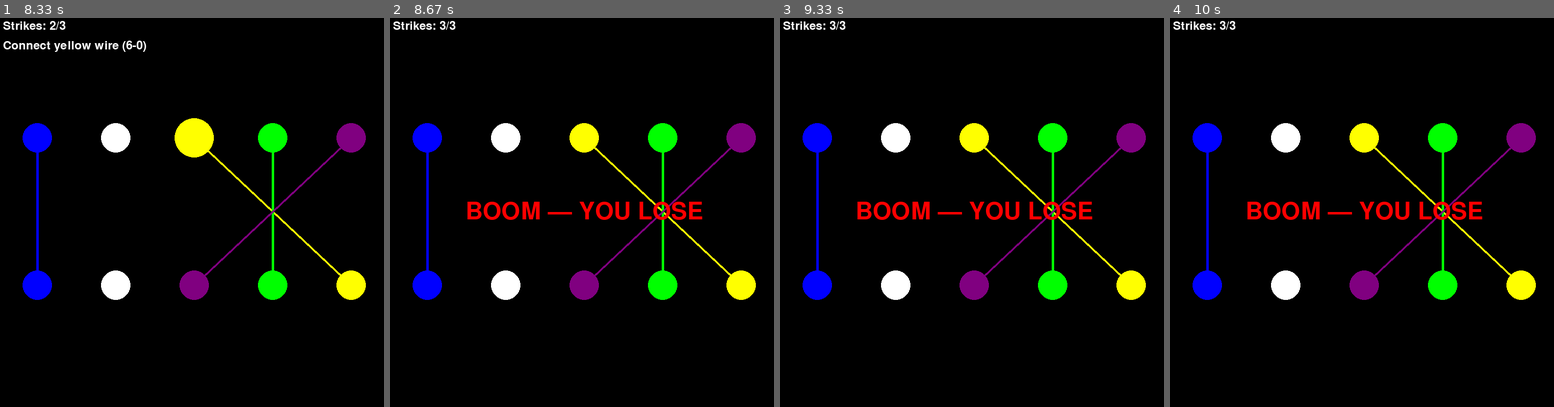
Above: before the commit, frames 1-4 (left to right).
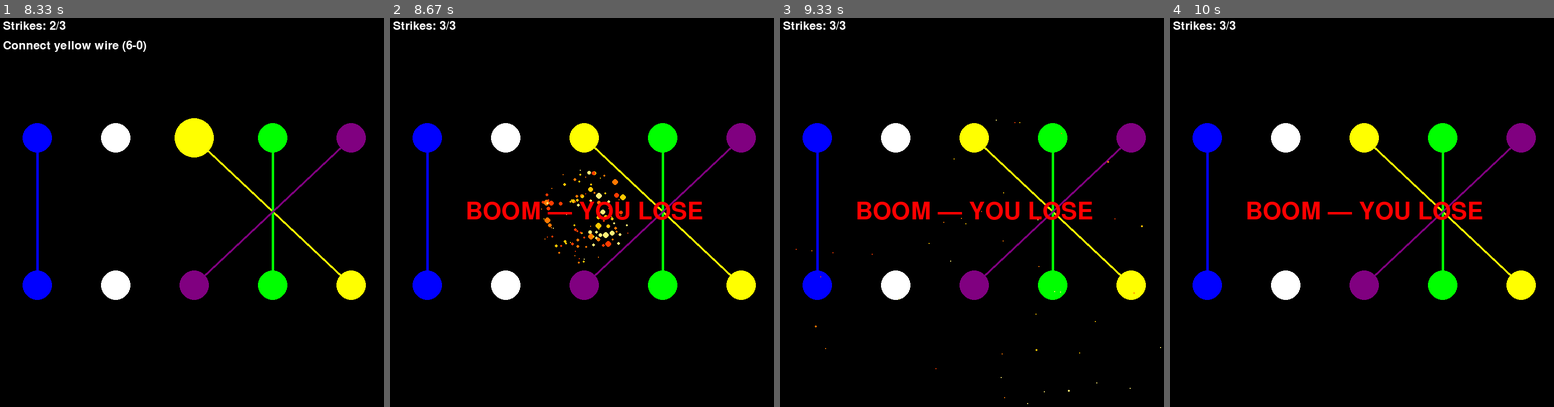
Above: after the commit, the same moments.

Repository: charles-kahlenberg/Bomb-defusal
Game: pygame game, started from Wires GUI - Ethan Fix.py
The game is run twice, just before and just after one commit, with the same random seed, the same clock (stepped at 60 frames per second) and the same inputs.
Inputs:
- Up to frame 1 (8.33 s): tap 1 at 0.33 s; tap 6 at 0.67 s; tap 5 at 1 s; tap 8 at 2.33 s; tap 3 at 2.67, 5, 6.23, 6.53, 8.22 s; tap 0 at 3.5 s; tap 4 at 3.83 s; tap 9 at 4.67 s; tap 7 at 5.83, 7.17, 8.13 s
- Up to frame 2 (8.67 s): tap 7 at 8.47 s; tap 4 at 8.55 s
- Up to frame 3 (9.33 s): tap 7 at 8.77 s
- Up to frame 4 (10 s): no input

Frame 1 is identical in both runs. In frame 2, 0.5% of the frame differs, in the area x 39-63%, y 39-64%; in frame 3, less than 0.1%; in frame 4, nothing differs.

Commit message:
Add explosion effect

Diff:
--- a/Wires GUI - Ethan Fix.py
+++ b/Wires GUI - Ethan Fix.py
@@ -21,12 +21,14 @@
 
 
 import abc
+import math
 import random
 #random.seed(1)
 
 import pygame
 from pygame import *
 from pygame.sprite import *
+import math  # re-import after star import so pygame.math doesn't shadow stdlib math
 import sys
 
 
@@ -421,6 +423,7 @@
     selected_end = None
     game_over = False
     won = False
+    explosion_particles = []
 
     running = True
     while running:
@@ -467,6 +470,21 @@
                             if strike_count >= 3:
                                 game_over = True
                                 won = False
+                                for _ in range(120):
+                                    angle = random.uniform(0, 2 * math.pi)
+                                    speed = random.uniform(2, 8)
+                                    explosion_particles.append({
+                                        "x": 400.0,
+                                        "y": 400.0,
+                                        "vx": speed * math.cos(angle),
+                                        "vy": speed * math.sin(angle),
+                                        "life": random.randint(30, 75),
+                                        "radius": random.randint(3, 8),
+                                        "color": random.choice([
+                                            (255, 200, 0), (255, 120, 0),
+                                            (255, 60, 0), (255, 240, 120),
+                                        ]),
+                                    })
 
         screen.fill(colors["black"])
 
@@ -528,6 +546,20 @@
                 prompt = font.render(f"Connect {selected_wire.color} wire (6-0)", True, colors["white"])
             screen.blit(prompt, (10, 50))
 
+        # Explosion effect on loss
+        if explosion_particles:
+            alive = []
+            for p in explosion_particles:
+                p["x"] += p["vx"]
+                p["y"] += p["vy"]
+                p["vy"] += 0.15  # slight gravity
+                p["life"] -= 1
+                if p["life"] > 0:
+                    r = max(1, int(p["radius"] * (p["life"] / 75)))
+                    pygame.draw.circle(screen, p["color"], (int(p["x"]), int(p["y"])), r)
+                    alive.append(p)
+            explosion_particles = alive
+
         # Win / lose overlay
         if game_over:
             msg = "YOU WIN!" if won else "BOOM — YOU LOSE"
